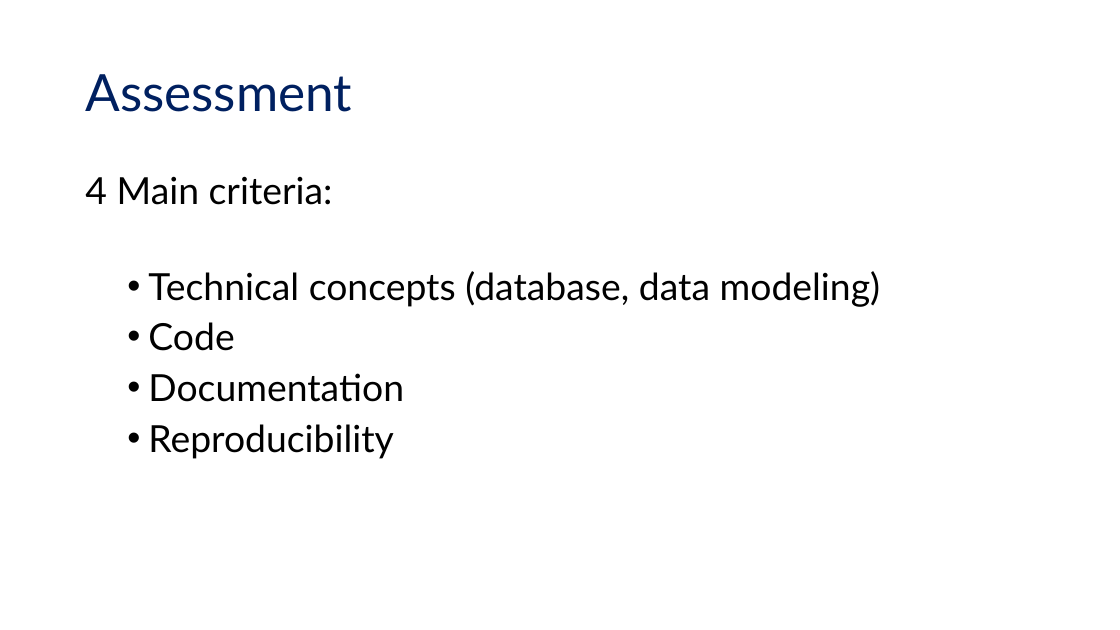
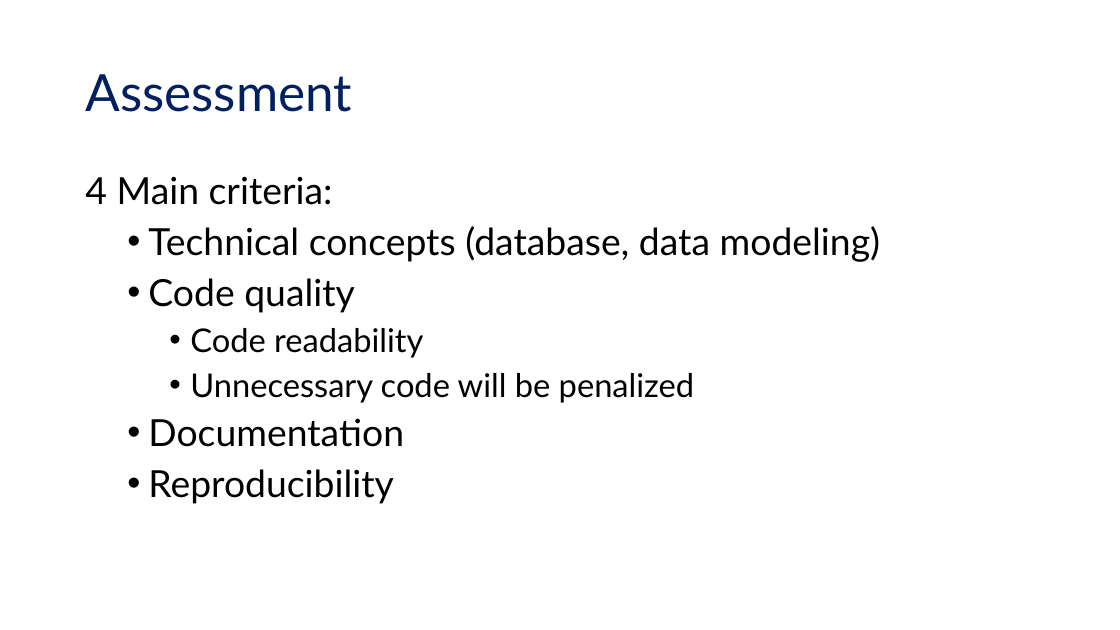
Before and after one commit to UCSB-Library-Research-Data-Services/bren-eds213, a slide deck: slide 11 of modules/week01/eds-213_intro.pptx (slide 10 before the commit). Drawn at 1120x630 pixels with LibreOffice and Linux fonts; fonts in the diff are those of the drawing. Boxes give left, top, right and bottom in pixels: in the first picture for what was removed or moved away, otherwise in the second. Text is boxed around its words. In the diff, an @@ line names an element or a change of style, - is before the commit and + after.

```diff
--- a/modules/week01/eds-213_intro.pptx
+++ b/modules/week01/eds-213_intro.pptx
@@ text at box(148, 278, 694, 403): text changed; size 32 to 28 pt @@
-  • Code
+  • Code quality
+    • Code readability
+    • Unnecessary code will be penalized
```
Also in this commit, not shown: 11 other slides changed, 1 slide added.
